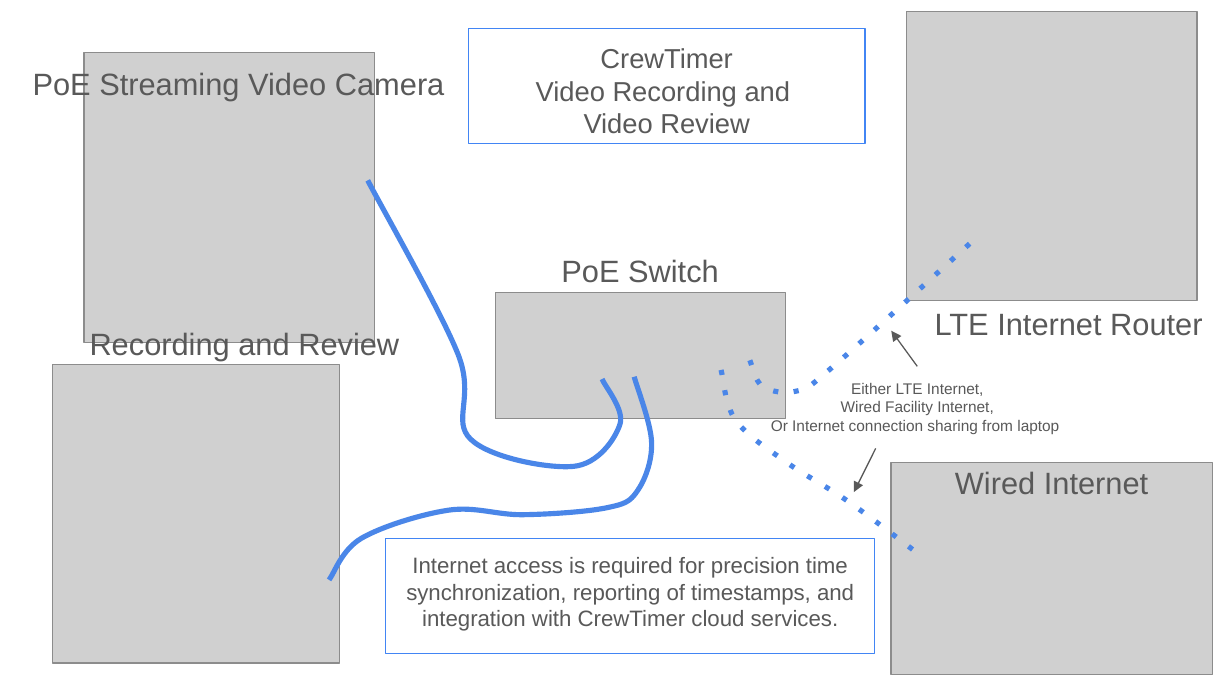
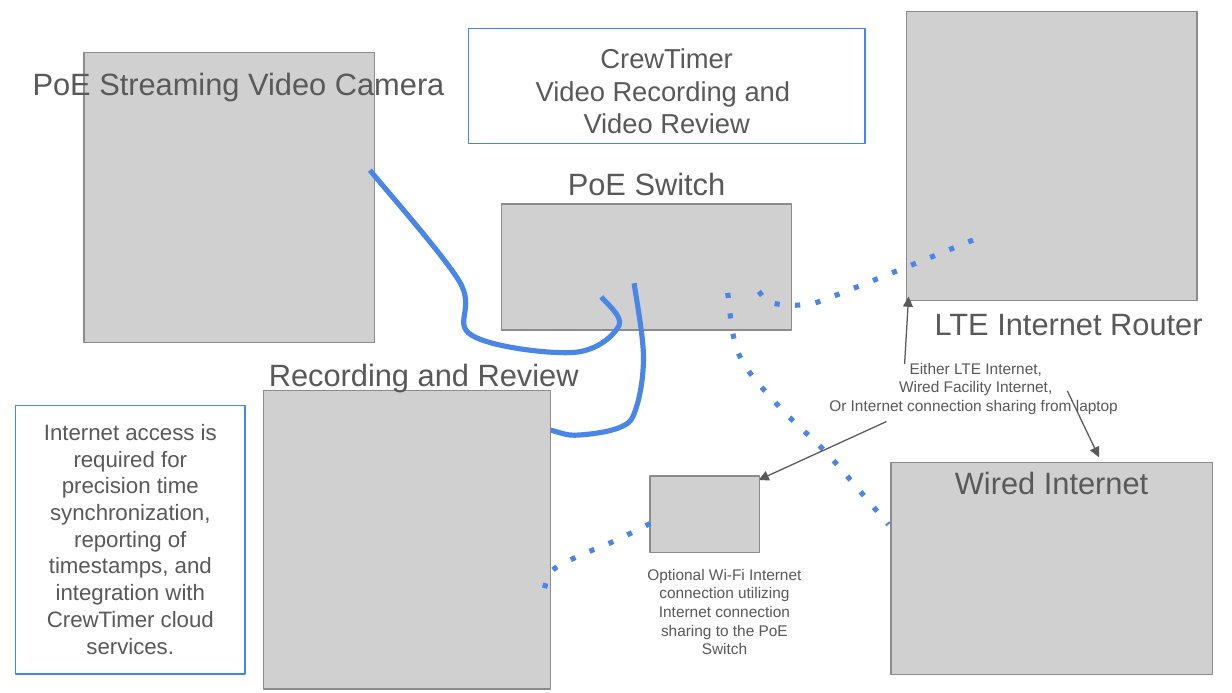
Before and after one commit to crewtimer/crewtimer-doc, a slide deck: slide 1 of video-review/assets/VideoReviewOverview.odp. Drawn at 1232x693 pixels with LibreOffice and Linux fonts; fonts in the diff are those of the drawing; grey boxes stand for pictures. Boxes give left, top, right and bottom in pixels: in the first picture for what was removed or moved away, otherwise in the second. Text is boxed around its words. In the diff, an @@ line names an element or a change of style, - is before the commit and + after.

Commit message:
Update Recording and Review Overview graphic

```diff
--- a/video-review/assets/VideoReviewOverview.odp
+++ b/video-review/assets/VideoReviewOverview.odp
@@ freeform shape: place and size @@
-freeform shape at box(367, 180, 625, 468)
+freeform shape at box(370, 170, 623, 354)
@@ text "PoE Switch": place and size @@
-text "PoE Switch" at box(561, 259, 719, 283)
+text "PoE Switch" at box(568, 172, 726, 196)
@@ picture: place and size @@
-picture at box(495, 293, 786, 419)
+picture at box(501, 205, 792, 330)
@@ freeform shape: place and size @@
-freeform shape at box(750, 239, 975, 393)
+freeform shape at box(759, 239, 975, 306)
@@ freeform shape: place and size @@
-freeform shape at box(329, 377, 652, 580)
+freeform shape at box(471, 283, 643, 508)
@@ freeform shape: place and size @@
-freeform shape at box(721, 370, 923, 557)
+freeform shape at box(728, 293, 888, 525)
@@ arrow moved from (918, 366) - (891, 330) to (904, 363) - (909, 297) @@
@@ text "Recording and Review": place and size @@
-text "Recording and Review" at box(90, 331, 399, 361)
+text "Recording and Review" at box(269, 363, 579, 391)
@@ text "Either LTE Internet,": place and size @@
-text "Either LTE Internet," at box(771, 383, 1059, 434)
+text "Either LTE Internet," at box(829, 363, 1118, 414)
@@ rectangle "Internet access is required for ...": place and size @@
-rectangle "Internet access is required for ..." at box(386, 538, 875, 653)
+rectangle "Internet access is required for ..." at box(16, 405, 245, 674)
@@ picture: place and size @@
-picture at box(53, 365, 340, 663)
+picture at box(264, 391, 551, 689)
@@ arrow added from (1067, 391) to (1099, 457), #595959 0.74 pt @@
@@ arrow moved from (876, 448) - (854, 492) to (887, 421) - (759, 480) @@
@@ picture added at box(650, 476, 760, 552) @@
@@ freeform shape added at box(545, 522, 654, 589), outline #4A86E8 3 pt @@
@@ text added at box(647, 569, 801, 654), 9 pt, text #595959 @@
+Optional Wi-Fi Internet connection utilizing Internet connection sharing to the PoE Switch
```
Also in this commit, not shown: 1 other file.
